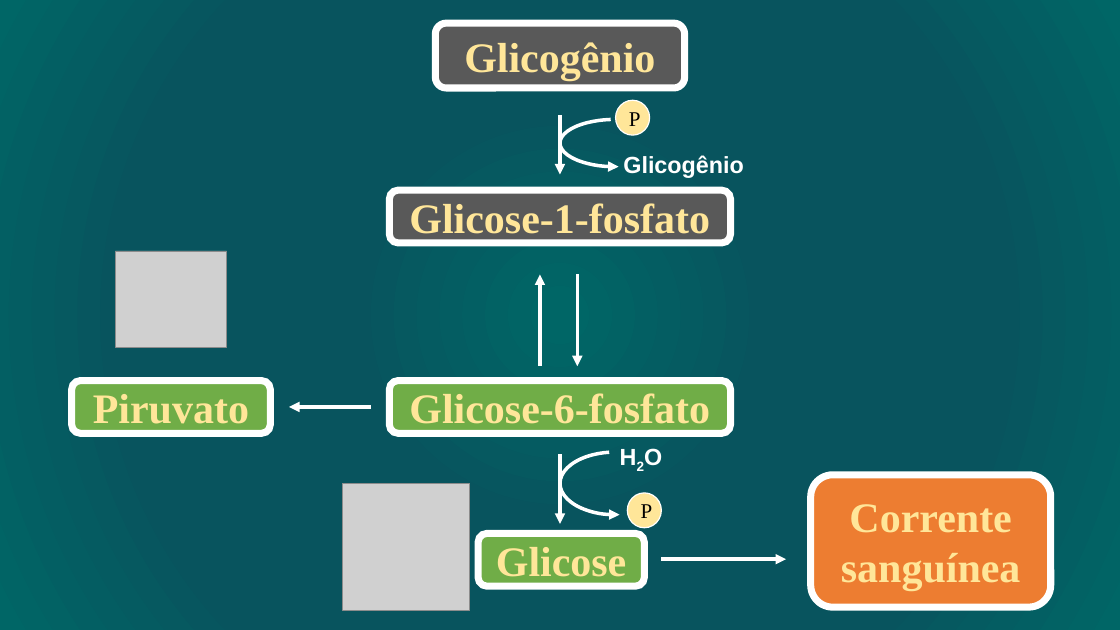
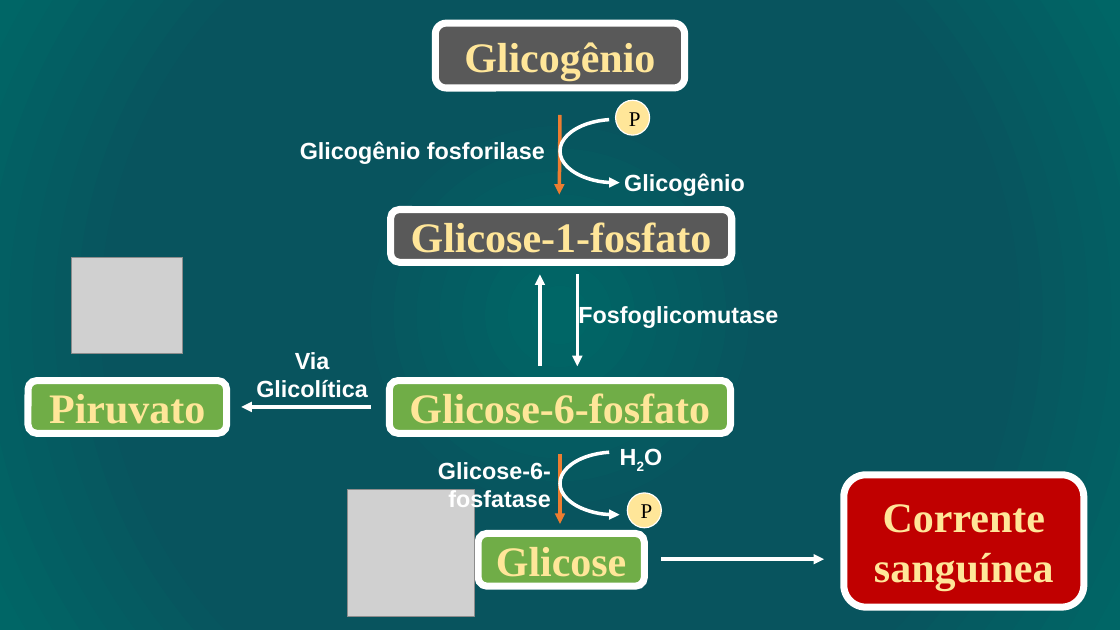
Before and after one commit to daniloasdotcom/Bioquimica-com-Danilo, a slide deck: slide 20 of static/aulas/metabolismo_glicogenio.pptx (slide 8 before the commit). Drawn at 1120x630 pixels with LibreOffice and Linux fonts; fonts in the diff are those of the drawing; grey boxes stand for pictures. Boxes give left, top, right and bottom in pixels: in the first picture for what was removed or moved away, otherwise in the second. Text is boxed around its words. In the diff, an @@ line names an element or a change of style, - is before the commit and + after.

```diff
--- a/static/aulas/metabolismo_glicogenio.pptx
+++ b/static/aulas/metabolismo_glicogenio.pptx
@@ arc (boxed as its full ellipse): place and size @@
-arc (boxed as its full ellipse) at [560,119,671,166]
+arc (boxed as its full ellipse) at [560,119,671,182]
@@ arrow moved from (560, 115) - (560, 175) to (560, 115) - (560, 195) @@
@@ arrow (560, 115) - (560, 195): stroke #FFFFFF 3 pt to #ED7D31 3 pt @@
@@ text added at [300,141,545,164], 20 pt, text #FFFFFF, bold @@
+Glicogênio fosforilase
@@ text "Glicogênio": place and size @@
-text "Glicogênio" at [623,155,744,178]
+text "Glicogênio" at [624,173,745,196]
@@ rounded rectangle "Glicose-1-fosfato": place and size @@
-rounded rectangle "Glicose-1-fosfato" at [390,190,731,243]
+rounded rectangle "Glicose-1-fosfato" at [391,209,732,262]
@@ picture: place and size @@
-picture at [115,251,227,348]
+picture at [71,257,183,354]
@@ text added at [578,304,778,328], 20 pt, text #FFFFFF, bold @@
+Fosfoglicomutase
@@ text added at [256,352,368,398], 20 pt, text #FFFFFF, bold @@
+Via Glicolítica
@@ rounded rectangle "Piruvato": place and size @@
-rounded rectangle "Piruvato" at [71,381,271,434]
+rounded rectangle "Piruvato" at [28,381,227,434]
@@ arrow moved from (371, 407) - (289, 407) to (371, 407) - (241, 407) @@
@@ text added at [438,462,551,512], 20 pt, text #FFFFFF, bold @@
+Glicose-6-fosfatase
@@ arrow (560, 455) - (560, 524): stroke #FFFFFF 3 pt to #ED7D31 3 pt @@
@@ rounded rectangle "Corrente sanguínea": place and size @@
-rounded rectangle "Corrente sanguínea" at [811,475,1051,607]
+rounded rectangle "Corrente sanguínea" at [844,475,1085,607]
@@ rounded rectangle "Corrente sanguínea" at [844,475,1085,607]: fill #ED7D31 to #C00000 @@
@@ picture: place and size @@
-picture at [343,483,470,610]
+picture at [347,489,474,616]
@@ arrow moved from (661, 560) - (786, 560) to (661, 560) - (824, 560) @@
```
Also in this commit, not shown: 4 other slides changed, 12 slides added.
